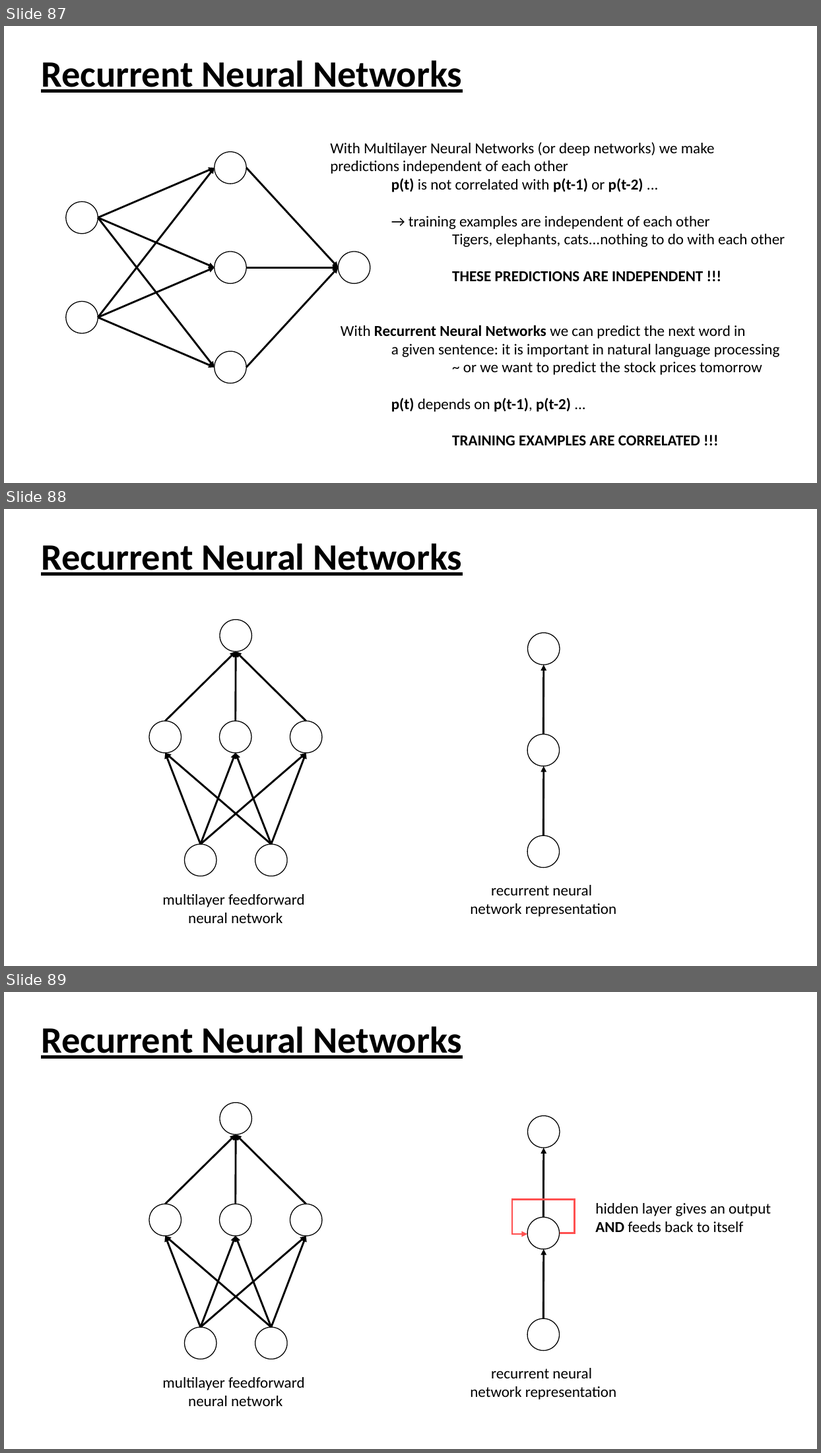
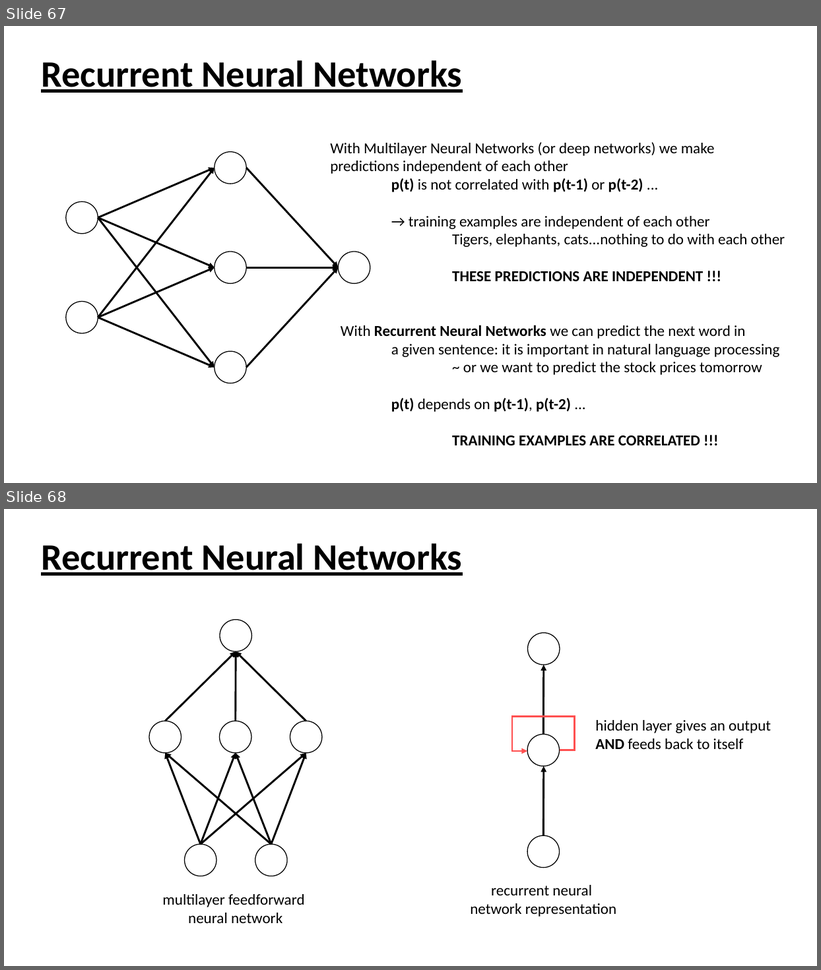
Before and after one commit to woosa7/udacity_projects, a slide deck: ML_DL_Balazs/Lec_Notes/note_DL.pptx. Shown one above the other, each under a label of ours: slides 87, 88 and 89 before the commit, slides 67 and 68 after it. The pictures are 821x1453 and 821x970 pixels, drawn with LibreOffice and Linux fonts; fonts in the diff are those of the drawing. Boxes give left, top, right and bottom in pixels: in the first picture for what was removed or moved away, otherwise in the second. Text is boxed around its words. In the diff, an @@ line names an element or a change of style, - is before the commit and + after.

```diff
--- a/ML_DL_Balazs/Lec_Notes/note_DL.pptx
+++ b/ML_DL_Balazs/Lec_Notes/note_DL.pptx
@@ slide 88 removed at (x1=4, y1=509, x2=817, y2=966), background #FFFFFF @@
@@ title removed at (x1=41, y1=543, x2=463, y2=576) @@
-Recurrent Neural Networks
@@ ellipse removed at (x1=220, y1=619, x2=252, y2=651) @@
@@ ellipse removed at (x1=528, y1=633, x2=560, y2=665) @@
@@ arrow removed from (165, 722) to (236, 652) @@
@@ arrow removed from (236, 722) to (236, 652) @@
@@ arrow removed from (306, 722) to (236, 652) @@
@@ arrow removed from (544, 735) to (544, 665) @@
@@ ellipse removed at (x1=149, y1=722, x2=181, y2=753) @@
@@ ellipse removed at (x1=219, y1=722, x2=251, y2=753) @@
@@ ellipse removed at (x1=290, y1=722, x2=322, y2=753) @@
@@ ellipse removed at (x1=527, y1=735, x2=559, y2=766) @@
@@ arrow removed from (201, 844) to (165, 753) @@
@@ arrow removed from (271, 844) to (165, 753) @@
@@ arrow removed from (201, 844) to (236, 753) @@
@@ arrow removed from (201, 844) to (306, 753) @@
@@ arrow removed from (271, 844) to (236, 753) @@
@@ arrow removed from (271, 844) to (306, 753) @@
@@ arrow removed from (544, 836) to (544, 766) @@
@@ ellipse removed at (x1=185, y1=844, x2=217, y2=876) @@
@@ ellipse removed at (x1=255, y1=844, x2=287, y2=876) @@
@@ ellipse removed at (x1=527, y1=836, x2=559, y2=867) @@
@@ text removed at (x1=162, y1=894, x2=305, y2=923) @@
-multilayer feedforward
-neural network
@@ text removed at (x1=470, y1=885, x2=616, y2=917) @@
-recurrent neural
-network representation
@@ what was slide 87 is now slide 67 @@
@@ what was slide 89 is now slide 68 @@
```
Also in this commit, not shown: 1 slide changed, 27 other slides removed, 2 other files.
